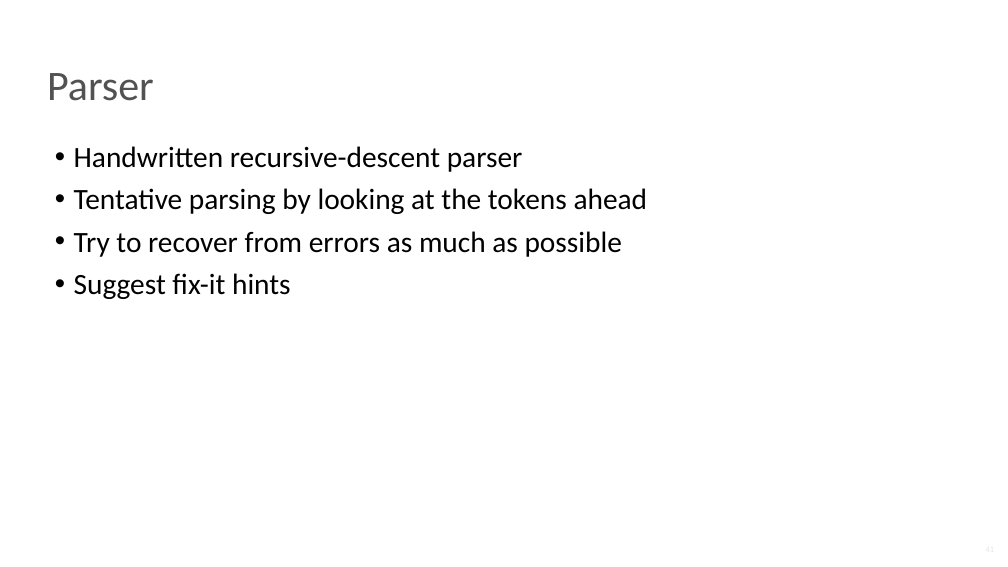
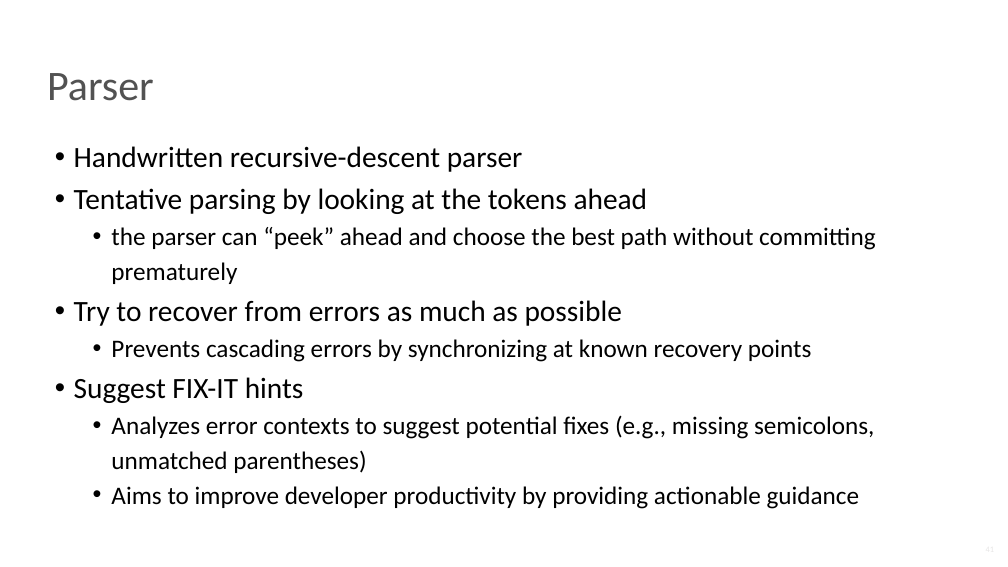
Before and after one commit to NN-complr-tech/Complr-course-lectures, a slide deck: slide 41 of 02-Frontend.pptx. Drawn at 1008x567 pixels with LibreOffice and Linux fonts; fonts in the diff are those of the drawing. Boxes give left, top, right and bottom in pixels: in the first picture for what was removed or moved away, otherwise in the second. Text is boxed around its words. In the diff, an @@ line names an element or a change of style, - is before the commit and + after.

```diff
--- a/02-Frontend.pptx
+++ b/02-Frontend.pptx
@@ text at bbox=[111, 227, 875, 284]: paragraph added @@
+  • the parser can “peek” ahead and choose the best path without committing prematurely
@@ text at bbox=[74, 339, 874, 509]: text changed; size 28 to 24 pt @@
-• Suggest fix-it hints
+  • Prevents cascading errors by synchronizing at known recovery points
+• Suggest FIX-IT hints
+  • Analyzes error contexts to suggest potential fixes (e.g., missing semicolons, unmatched parentheses)
+  • Aims to improve developer productivity by providing actionable guidance
```
Also in this commit, not shown: 19 other slides changed, 2 slides added, 1 slide removed.
